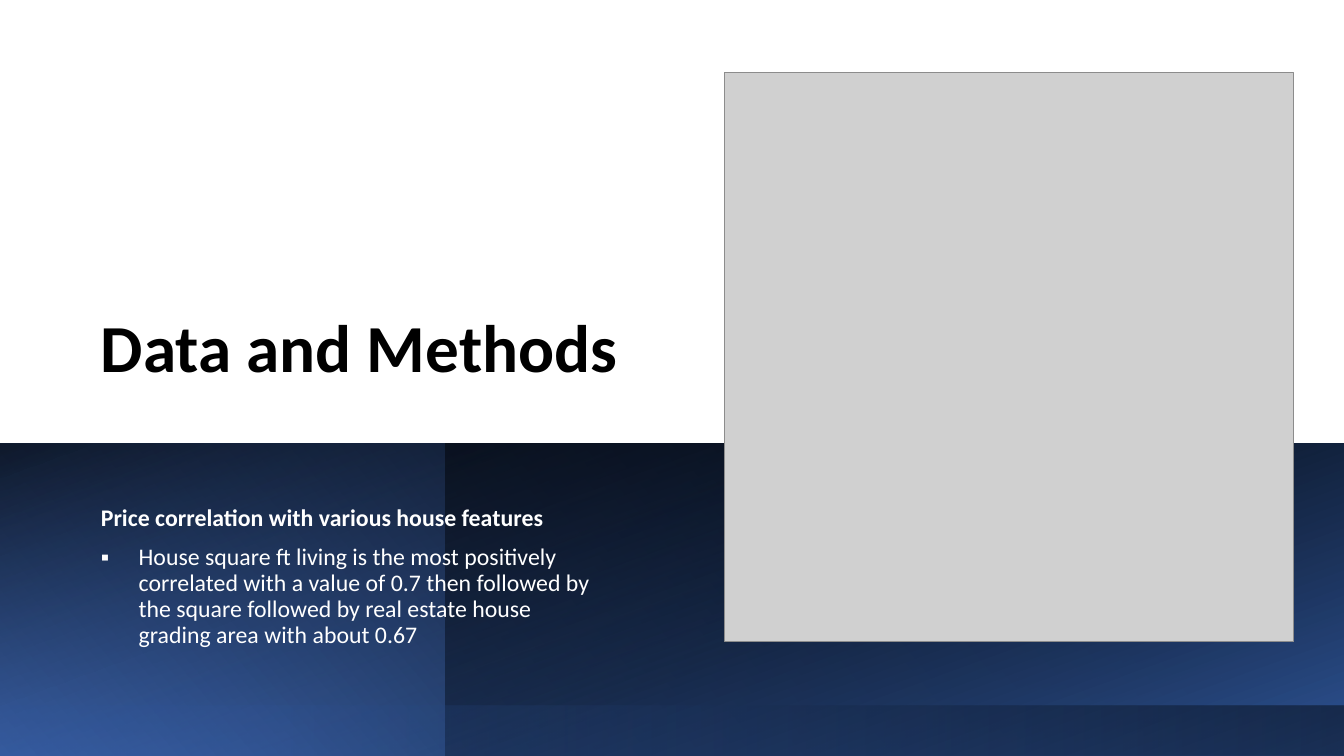
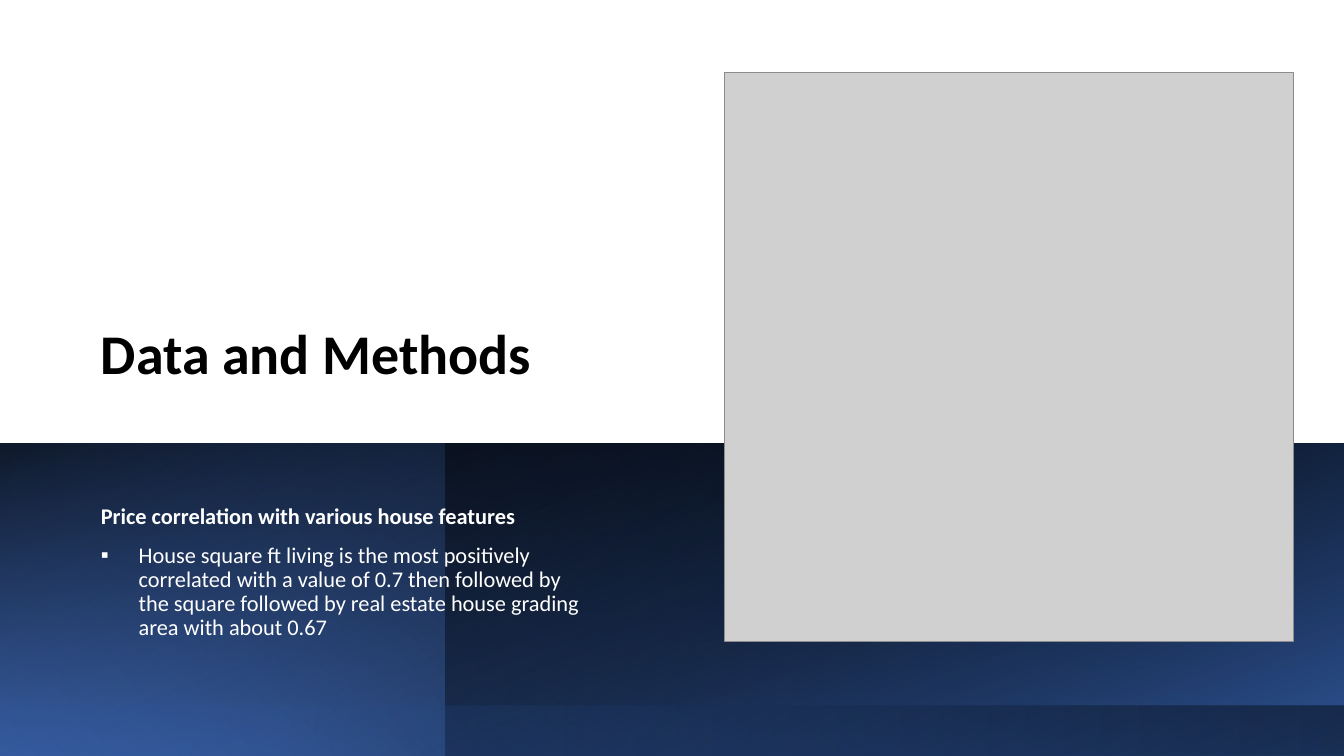
Before and after one commit to penina26/dsc-phase-2-project, a slide deck: slide 5 of Analysis of House Sales.pptx. Drawn at 1344x756 pixels with LibreOffice and Linux fonts; fonts in the diff are those of the drawing; grey boxes stand for pictures. Boxes give left, top, right and bottom in pixels: in the first picture for what was removed or moved away, otherwise in the second. Text is boxed around its words. In the diff, an @@ line names an element or a change of style, - is before the commit and + after.

Commit message:
presentation font change

```diff
--- a/Analysis of House Sales.pptx
+++ b/Analysis of House Sales.pptx
@@ title "Data and Methods" at (101, 334, 531, 375): size 48 to 40 pt @@
@@ subtitle "Price correlation with various house ..." at (101, 508, 579, 635): size 17 to 16 pt @@
```
Also in this commit, not shown: 7 other slides changed, 2 other files.
